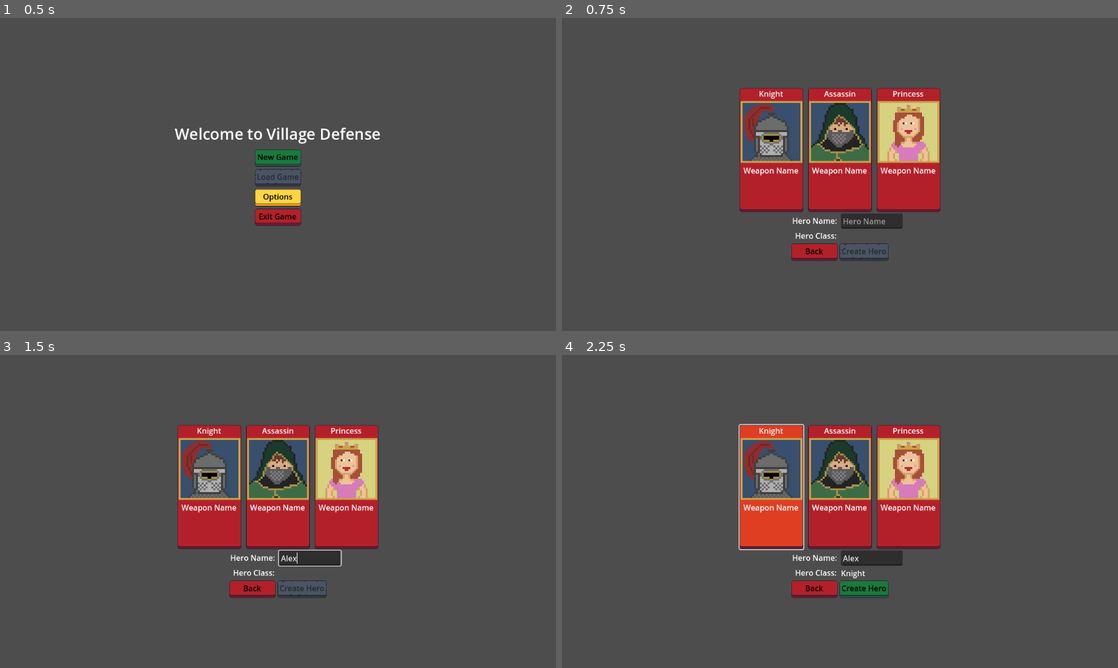
Above: before the commit, frames 1-4 (two rows, left to right).
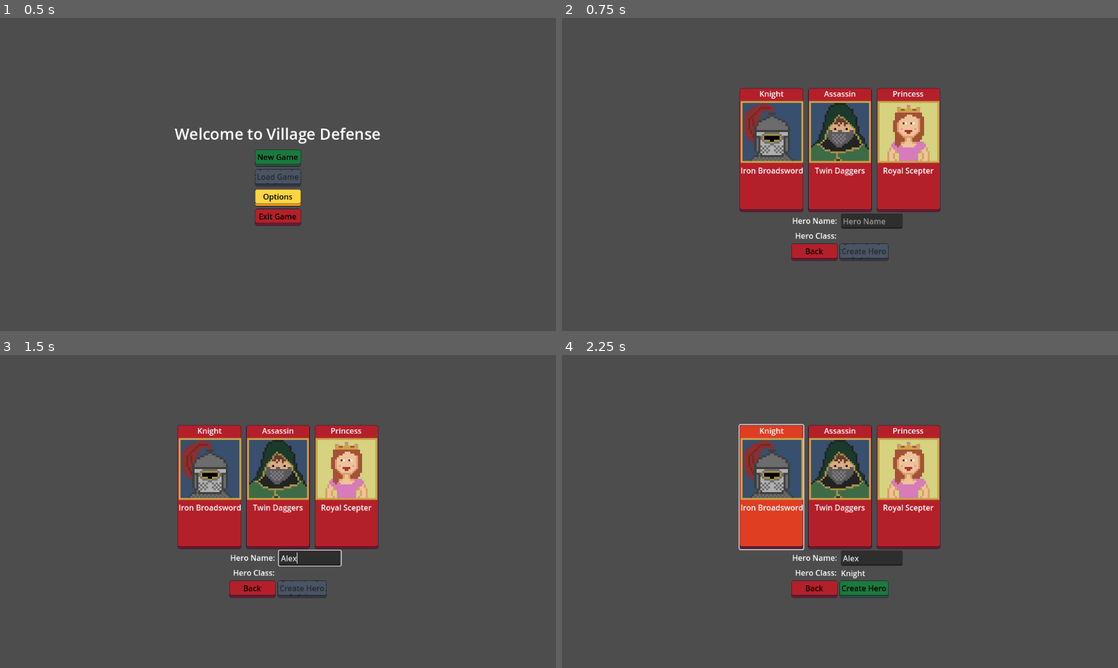
Above: after the commit, the same moments.

Repository: navtges3/PixelValley
Game: Godot game, scene res://scenes/ui/screens/main_menu_screen.tscn
Same seed, same stepped clock (60 frames per second), same inputs: the game is played once before the commit and once after it.
Inputs (mouse positions are in pixels of both pictures, inside the frame that each line leads up to):
- Up to frame 1 (0.5 s): no input
- Up to frame 2 (0.75 s): click "New Game" at 0.5 s
- Up to frame 3 (1.5 s): click (311, 558) at 1.27 s; type "Alex" at 1.35 s
- Up to frame 4 (2.25 s): click (773, 486) at 2.02 s

Frame 1 is identical in both runs. In frame 2, 0.7% of the frame differs, in the area x 32-68%, y 23-51%; in frame 3, 0.7%; in frame 4, 0.7%.
Error before the commit: Invalid access to property or key 'name' on a base object of type 'Nil'. (res://scripts/ui/components/hero_preview.gd:24)

Commit message:
Refactored abilities and heroes by removing unused properties and optimizing resource definitions

Diff:
--- a/resources/abilities/battle_roar.tres
+++ b/resources/abilities/battle_roar.tres
@@ -14,7 +14,6 @@
 [sub_resource type="Resource" id="Resource_wcv0o"]
 script = ExtResource("3_vcqf3")
 effects = Array[ExtResource("4_807pa")]([SubResource("Resource_fmdst")])
-subject = 0
 metadata/_custom_type_script = "uid://bvuw0uyc36uxx"
 
 [resource]
--- a/resources/abilities/cleave.tres
+++ b/resources/abilities/cleave.tres
@@ -8,14 +8,10 @@
 script = ExtResource("1_5ptdn")
 min_damage = 15
 max_damage = 25
-attack_type = 0
 metadata/_custom_type_script = "uid://bo48scp6lbwrb"
 
 [resource]
 script = ExtResource("1_n8ai8")
 name = "Cleave"
-energy_cost = 0
-cooldown = 0
 attack = SubResource("Resource_1qfmq")
-utilities = Array[ExtResource("2_5ptdn")]([])
 metadata/_custom_type_script = "uid://b2o7w8q10stxo"
--- a/resources/abilities/crushing_rage.tres
+++ b/resources/abilities/crushing_rage.tres
@@ -14,7 +14,6 @@
 [sub_resource type="Resource" id="Resource_wcv0o"]
 script = ExtResource("2_6bx2n")
 effects = Array[ExtResource("3_mpx8p")]([SubResource("Resource_fmdst")])
-subject = 0
 metadata/_custom_type_script = "uid://bvuw0uyc36uxx"
 
 [resource]
--- a/resources/abilities/desperation.tres
+++ b/resources/abilities/desperation.tres
@@ -8,13 +8,11 @@
 script = ExtResource("3_is101")
 type = 2
 strength = 2
-duration = 1
 metadata/_custom_type_script = "uid://c5deti4sb2k2j"
 
 [sub_resource type="Resource" id="Resource_wcv0o"]
 script = ExtResource("2_o43ff")
 effects = Array[ExtResource("3_is101")]([SubResource("Resource_fmdst")])
-subject = 0
 metadata/_custom_type_script = "uid://bvuw0uyc36uxx"
 
 [resource]
--- a/resources/abilities/execute.tres
+++ b/resources/abilities/execute.tres
@@ -8,14 +8,12 @@
 script = ExtResource("1_etaya")
 min_damage = 20
 max_damage = 35
-attack_type = 0
 metadata/_custom_type_script = "uid://bo48scp6lbwrb"
 
 [resource]
 script = ExtResource("2_qu7le")
-name = "Crushing Blow"
-energy_cost = 0
-cooldown = 0
+name = "Execute"
+energy_cost = 18
+cooldown = 3
 attack = SubResource("Resource_1qfmq")
-utilities = Array[ExtResource("3_kw6ue")]([])
 metadata/_custom_type_script = "uid://b2o7w8q10stxo"
--- a/resources/abilities/gabling_strike.tres
+++ b/resources/abilities/gabling_strike.tres
@@ -8,7 +8,6 @@
 script = ExtResource("1_wmvnw")
 min_damage = 3
 max_damage = 20
-attack_type = 0
 metadata/_custom_type_script = "uid://bo48scp6lbwrb"
 
 [resource]
@@ -17,5 +16,4 @@
 energy_cost = 20
 cooldown = 3
 attack = SubResource("Resource_1qfmq")
-utilities = Array[ExtResource("3_1cno6")]([])
 metadata/_custom_type_script = "uid://b2o7w8q10stxo"
--- a/resources/abilities/healing_light.tres
+++ b/resources/abilities/healing_light.tres
@@ -6,15 +6,12 @@
 
 [sub_resource type="Resource" id="Resource_fmdst"]
 script = ExtResource("3_avanx")
-type = 0
 strength = 20
-duration = 1
 metadata/_custom_type_script = "uid://c5deti4sb2k2j"
 
 [sub_resource type="Resource" id="Resource_wcv0o"]
 script = ExtResource("2_mq1h5")
 effects = Array[ExtResource("3_avanx")]([SubResource("Resource_fmdst")])
-subject = 0
 metadata/_custom_type_script = "uid://bvuw0uyc36uxx"
 
 [resource]
--- a/resources/abilities/magic_bolt.tres
+++ b/resources/abilities/magic_bolt.tres
@@ -14,8 +14,5 @@
 [resource]
 script = ExtResource("2_emyws")
 name = "Magic Bolt"
-energy_cost = 0
-cooldown = 0
 attack = SubResource("Resource_1qfmq")
-utilities = Array[ExtResource("3_61amg")]([])
 metadata/_custom_type_script = "uid://b2o7w8q10stxo"
--- a/resources/abilities/shield_bash.tres
+++ b/resources/abilities/shield_bash.tres
@@ -9,20 +9,17 @@
 script = ExtResource("1_ve2sn")
 min_damage = 8
 max_damage = 12
-attack_type = 0
 metadata/_custom_type_script = "uid://bo48scp6lbwrb"
 
 [sub_resource type="Resource" id="Resource_7d2yd"]
 script = ExtResource("4_hat3b")
 type = 4
 strength = 5
-duration = 1
 metadata/_custom_type_script = "uid://c5deti4sb2k2j"
 
 [sub_resource type="Resource" id="Resource_8s4lx"]
 script = ExtResource("3_7d2yd")
 effects = Array[ExtResource("4_hat3b")]([SubResource("Resource_7d2yd")])
-subject = 0
 metadata/_custom_type_script = "uid://bvuw0uyc36uxx"
 
 [resource]
--- a/resources/abilities/slash.tres
+++ b/resources/abilities/slash.tres
@@ -8,14 +8,10 @@
 script = ExtResource("1_ntsqh")
 min_damage = 8
 max_damage = 15
-attack_type = 0
 metadata/_custom_type_script = "uid://bo48scp6lbwrb"
 
 [resource]
 script = ExtResource("2_ocsbi")
 name = "Slash"
-energy_cost = 0
-cooldown = 0
 attack = SubResource("Resource_1qfmq")
-utilities = Array[ExtResource("3_by06h")]([])
 metadata/_custom_type_script = "uid://b2o7w8q10stxo"
--- a/resources/abilities/smash.tres
+++ b/resources/abilities/smash.tres
@@ -8,14 +8,10 @@
 script = ExtResource("1_4nslq")
 min_damage = 12
 max_damage = 25
-attack_type = 0
 metadata/_custom_type_script = "uid://bo48scp6lbwrb"
 
 [resource]
 script = ExtResource("2_f3kvj")
 name = "Smash"
-energy_cost = 0
-cooldown = 0
 attack = SubResource("Resource_1qfmq")
-utilities = Array[ExtResource("3_tolqd")]([])
 metadata/_custom_type_script = "uid://b2o7w8q10stxo"
--- a/resources/abilities/stab.tres
+++ b/resources/abilities/stab.tres
@@ -8,14 +8,10 @@
 script = ExtResource("1_pihuk")
 min_damage = 5
 max_damage = 10
-attack_type = 0
 metadata/_custom_type_script = "uid://bo48scp6lbwrb"
 
 [resource]
 script = ExtResource("2_isfhd")
 name = "Stab"
-energy_cost = 0
-cooldown = 0
 attack = SubResource("Resource_1qfmq")
-utilities = Array[ExtResource("3_stfim")]([])
 metadata/_custom_type_script = "uid://b2o7w8q10stxo"
--- a/resources/abilities/war_cry.tres
+++ b/resources/abilities/war_cry.tres
@@ -14,7 +14,6 @@
 [sub_resource type="Resource" id="Resource_wcv0o"]
 script = ExtResource("2_a5w1x")
 effects = Array[ExtResource("3_22atl")]([SubResource("Resource_fmdst")])
-subject = 0
 metadata/_custom_type_script = "uid://bvuw0uyc36uxx"
 
 [resource]
--- a/resources/heroes/assassin.tres
+++ b/resources/heroes/assassin.tres
@@ -1,9 +1,10 @@
-[gd_resource type="Resource" script_class="Hero" load_steps=14 format=3 uid="uid://b833aodacue5s"]
+[gd_resource type="Resource" script_class="Hero" load_steps=15 format=3 uid="uid://b833aodacue5s"]
 
 [ext_resource type="Script" uid="uid://d0mdck5mlsm03" path="res://scripts/data/item_stack.gd" id="1_cwdy8"]
 [ext_resource type="Texture2D" uid="uid://onvyq0o8uo1i" path="res://assets/assassin.png" id="1_doq74"]
 [ext_resource type="Script" uid="uid://b1x8jfufxk3xv" path="res://scripts/characters/hero.gd" id="1_iafiy"]
 [ext_resource type="Script" uid="uid://c5deti4sb2k2j" path="res://scripts/data/effect.gd" id="1_k5puk"]
+[ext_resource type="Resource" uid="uid://ytx0xnb7ewpw" path="res://resources/weapons/twin_daggers.tres" id="2_d62i1"]
 [ext_resource type="Resource" uid="uid://cyiqwotfm3gq6" path="res://resources/potions/regeneration_potion.tres" id="2_k5puk"]
 [ext_resource type="Resource" uid="uid://cfwejpwyn8due" path="res://resources/potions/attack_potion.tres" id="3_d62i1"]
 [ext_resource type="Script" uid="uid://hxleldka7y06" path="res://scripts/characters/stat_block.gd" id="3_qjpei"]
@@ -25,6 +26,7 @@
 [sub_resource type="Resource" id="Resource_0t77m"]
 script = ExtResource("4_3jpf1")
 gold = 50
+equipped_weapon = ExtResource("2_d62i1")
 potions = Array[ExtResource("1_cwdy8")]([SubResource("Resource_myjxf"), SubResource("Resource_8bnnm")])
 metadata/_custom_type_script = "uid://4rm24oomjap7"
 
--- a/resources/heroes/knight.tres
+++ b/resources/heroes/knight.tres
@@ -1,10 +1,11 @@
-[gd_resource type="Resource" script_class="Hero" load_steps=14 format=3 uid="uid://dx2kyn4g35jcw"]
+[gd_resource type="Resource" script_class="Hero" load_steps=15 format=3 uid="uid://dx2kyn4g35jcw"]
 
 [ext_resource type="Script" uid="uid://d0mdck5mlsm03" path="res://scripts/data/item_stack.gd" id="1_3wev5"]
 [ext_resource type="Script" uid="uid://b1x8jfufxk3xv" path="res://scripts/characters/hero.gd" id="1_1744r"]
 [ext_resource type="Script" uid="uid://c5deti4sb2k2j" path="res://scripts/data/effect.gd" id="1_w4hxg"]
 [ext_resource type="Script" uid="uid://4rm24oomjap7" path="res://scripts/characters/inventory.gd" id="2_21lts"]
 [ext_resource type="Resource" uid="uid://cyiqwotfm3gq6" path="res://resources/potions/regeneration_potion.tres" id="2_j6mr1"]
+[ext_resource type="Resource" uid="uid://vx4vhsuwjxcf" path="res://resources/weapons/iron_broadsword.tres" id="2_wwsut"]
 [ext_resource type="Texture2D" uid="uid://c8hydb1a47nnk" path="res://assets/knight.png" id="3_5j7dh"]
 [ext_resource type="Resource" uid="uid://4gl0mwbttg8d" path="res://resources/potions/energy_potion.tres" id="3_w4hxg"]
 [ext_resource type="Script" uid="uid://hxleldka7y06" path="res://scripts/characters/stat_block.gd" id="5_j6mr1"]
@@ -25,6 +26,7 @@
 [sub_resource type="Resource" id="Resource_w4hxg"]
 script = ExtResource("2_21lts")
 gold = 50
+equipped_weapon = ExtResource("2_wwsut")
 potions = Array[ExtResource("1_3wev5")]([SubResource("Resource_nsv5r"), SubResource("Resource_msovw")])
 metadata/_custom_type_script = "uid://4rm24oomjap7"
 
--- a/resources/heroes/princess.tres
+++ b/resources/heroes/princess.tres
@@ -1,9 +1,10 @@
-[gd_resource type="Resource" script_class="Hero" load_steps=14 format=3 uid="uid://55x3e6cs541f"]
+[gd_resource type="Resource" script_class="Hero" load_steps=15 format=3 uid="uid://55x3e6cs541f"]
 
 [ext_resource type="Script" uid="uid://b1x8jfufxk3xv" path="res://scripts/characters/hero.gd" id="1_1p74l"]
 [ext_resource type="Script" uid="uid://d0mdck5mlsm03" path="res://scripts/data/item_stack.gd" id="1_kacum"]
 [ext_resource type="Script" uid="uid://c5deti4sb2k2j" path="res://scripts/data/effect.gd" id="1_r86n4"]
 [ext_resource type="Resource" uid="uid://cyiqwotfm3gq6" path="res://resources/potions/regeneration_potion.tres" id="2_r86n4"]
+[ext_resource type="Resource" uid="uid://kepf0e6nt435" path="res://resources/weapons/royal_scepter.tres" id="2_xnok4"]
 [ext_resource type="Resource" uid="uid://4gl0mwbttg8d" path="res://resources/potions/energy_potion.tres" id="4_f5ok2"]
 [ext_resource type="Script" uid="uid://4rm24oomjap7" path="res://scripts/characters/inventory.gd" id="5_i72c6"]
 [ext_resource type="Texture2D" uid="uid://crvpafnprgkcq" path="res://assets/Princess.png" id="7_6ulj1"]
@@ -25,6 +26,7 @@
 [sub_resource type="Resource" id="Resource_od506"]
 script = ExtResource("5_i72c6")
 gold = 50
+equipped_weapon = ExtResource("2_xnok4")
 potions = Array[ExtResource("1_kacum")]([SubResource("Resource_2mwf8"), SubResource("Resource_xylvd")])
 metadata/_custom_type_script = "uid://4rm24oomjap7"
 
--- a/resources/monsters/goblin.tres
+++ b/resources/monsters/goblin.tres
@@ -12,7 +12,6 @@
 [sub_resource type="Resource" id="Resource_nb4d4"]
 script = ExtResource("5_bfhdm")
 condition_type = 1
-condition_subject = 0
 value = 0.25
 metadata/_custom_type_script = "uid://cnso83bg7vodw"
 
@@ -29,9 +28,7 @@
 max_hp = 50
 max_nrg = 5
 attack = 3
-magic = 0
 defense = 1
-resistance = 0
 metadata/_custom_type_script = "uid://hxleldka7y06"
 
 [resource]
@@ -41,11 +38,5 @@
 conditional_abilities = Array[ExtResource("3_xq86m")]([SubResource("Resource_sgp6s")])
 name = "Goblin"
 portrait = ExtResource("1_dekqg")
-active_effects = Array[ExtResource("1_ywgox")]([])
 stat_block = SubResource("Resource_hcon4")
-attack_modifier = 0
-magic_modifier = 0
-defense_modifier = 0
-resistance_modifier = 0
-rest_cooldown = 0
 metadata/_custom_type_script = "uid://bd6ohffno5w7r"
--- a/resources/monsters/ogre.tres
+++ b/resources/monsters/ogre.tres
@@ -12,7 +12,6 @@
 [sub_resource type="Resource" id="Resource_a8dng"]
 script = ExtResource("5_7bc23")
 condition_type = 1
-condition_subject = 0
 value = 0.4
 metadata/_custom_type_script = "uid://cnso83bg7vodw"
 
@@ -29,7 +28,6 @@
 max_hp = 100
 max_nrg = 40
 attack = 9
-magic = 0
 defense = 5
 resistance = 2
 metadata/_custom_type_script = "uid://hxleldka7y06"
@@ -41,11 +39,5 @@
 conditional_abilities = Array[ExtResource("2_rcnog")]([SubResource("Resource_s8n6s")])
 name = "Ogre"
 portrait = ExtResource("1_x6w26")
-active_effects = Array[ExtResource("1_nqds1")]([])
 stat_block = SubResource("Resource_pi0wg")
-attack_modifier = 0
-magic_modifier = 0
-defense_modifier = 0
-resistance_modifier = 0
-rest_cooldown = 0
 metadata/_custom_type_script = "uid://bd6ohffno5w7r"
--- a/resources/monsters/orc.tres
+++ b/resources/monsters/orc.tres
@@ -12,7 +12,6 @@
 [sub_resource type="Resource" id="Resource_1rq5t"]
 script = ExtResource("5_tfctq")
 condition_type = 1
-condition_subject = 0
 value = 0.5
 metadata/_custom_type_script = "uid://cnso83bg7vodw"
 
@@ -29,7 +28,6 @@
 max_hp = 75
 max_nrg = 24
 attack = 6
-magic = 0
 defense = 3
 resistance = 1
 metadata/_custom_type_script = "uid://hxleldka7y06"
@@ -41,11 +39,5 @@
 conditional_abilities = Array[ExtResource("2_xu4t2")]([SubResource("Resource_63lsj")])
 name = "Orc"
 portrait = ExtResource("1_0ed2k")
-active_effects = Array[ExtResource("1_t2l3x")]([])
 stat_block = SubResource("Resource_1gfu0")
-attack_modifier = 0
-magic_modifier = 0
-defense_modifier = 0
-resistance_modifier = 0
-rest_cooldown = 0
 metadata/_custom_type_script = "uid://bd6ohffno5w7r"
--- a/resources/potions/lesser_healing_potion.tres
+++ b/resources/potions/lesser_healing_potion.tres
@@ -6,16 +6,13 @@
 
 [sub_resource type="Resource" id="Resource_ccqrf"]
 script = ExtResource("1_a7yrg")
-type = 0
 strength = 50
-duration = 1
 metadata/_custom_type_script = "uid://c5deti4sb2k2j"
 
 [resource]
 script = ExtResource("2_j4xpo")
 effects = Array[ExtResource("1_a7yrg")]([SubResource("Resource_ccqrf")])
 name = "Potion of Lesser Healing"
-description = ""
 theme = ExtResource("3_376mb")
 value = 25
 metadata/_custom_type_script = "uid://dvmhh34nbwxaq"
--- a/resources/potions/regeneration_potion.tres
+++ b/resources/potions/regeneration_potion.tres
@@ -6,7 +6,6 @@
 
 [sub_resource type="Resource" id="Resource_ccqrf"]
 script = ExtResource("1_ccqrf")
-type = 0
 strength = 25
 duration = 3
 metadata/_custom_type_script = "uid://c5deti4sb2k2j"
--- a/resources/quests/quest_1.tres
+++ b/resources/quests/quest_1.tres
@@ -11,21 +11,18 @@
 script = ExtResource("1_gm6gv")
 monster = ExtResource("2_yok1s")
 target_amount = 5
-current_amount = 0
 metadata/_custom_type_script = "uid://bhsjswm1wnll8"
 
 [sub_resource type="Resource" id="Resource_10kci"]
 script = ExtResource("3_ac10j")
 item = ExtResource("4_yok1s")
 amount = 50
-target = 0
 metadata/_custom_type_script = "uid://xekqra2mjp3l"
 
 [sub_resource type="Resource" id="Resource_mwjs7"]
 script = ExtResource("3_ac10j")
 item = ExtResource("5_ac10j")
 amount = 20
-target = 0
 metadata/_custom_type_script = "uid://xekqra2mjp3l"
 
 [resource]
